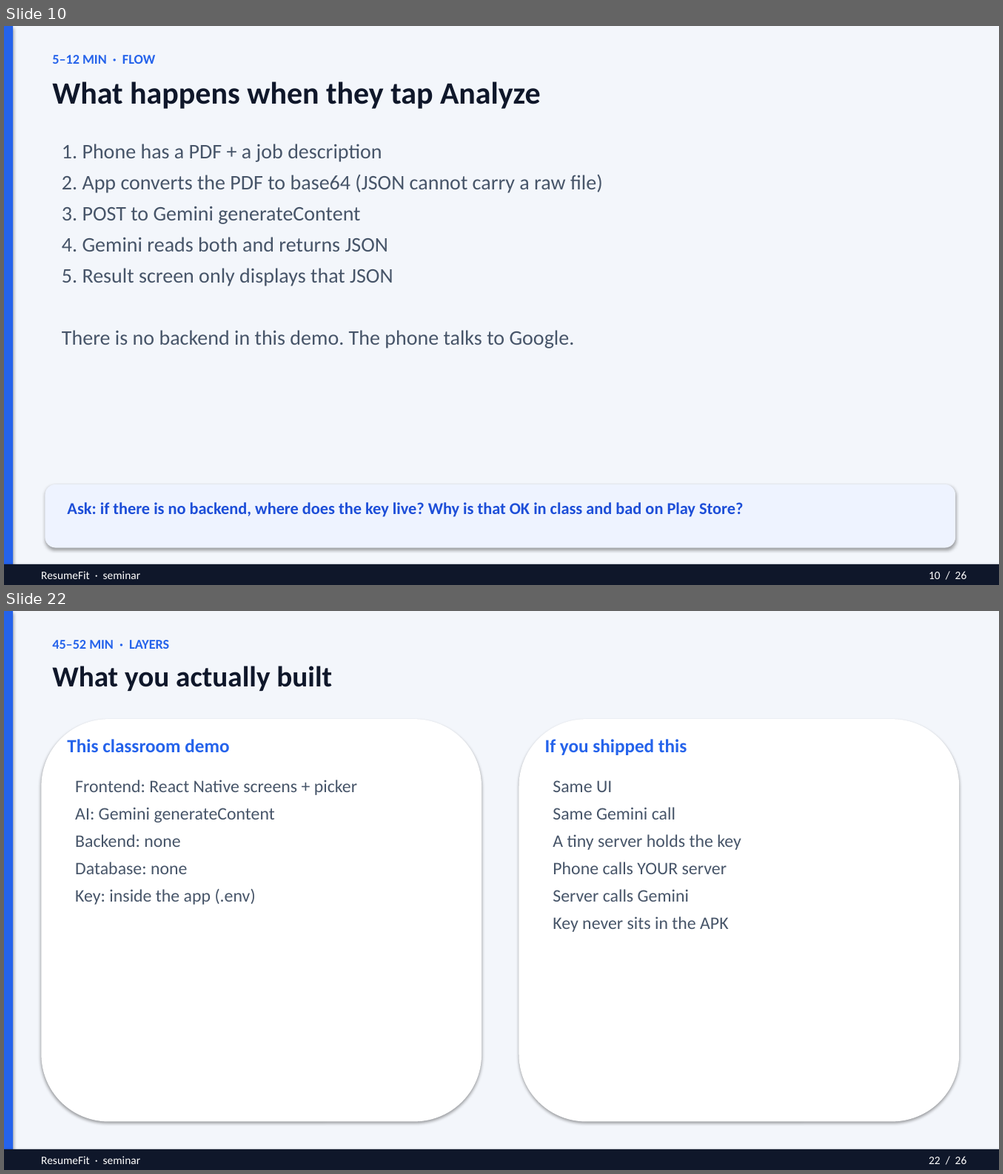
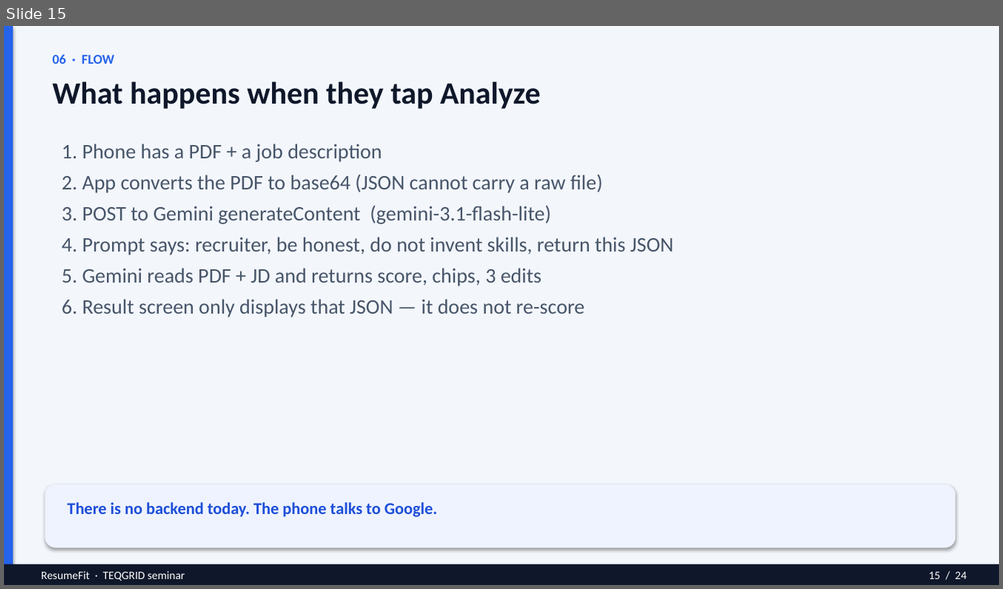
Before and after one commit to Aishwaryaofficial/resume-fit, a slide deck: ResumeFit-Seminar.pptx. Shown one above the other, each under a label of ours: slides 10 and 22 before the commit, slide 15 after it; the slides between them are not shown. The pictures are 1003x1174 and 1003x589 pixels, drawn with LibreOffice and Linux fonts; fonts in the diff are those of the drawing. Boxes give left, top, right and bottom in pixels: in the first picture for what was removed or moved away, otherwise in the second. Text is boxed around its words. In the diff, an @@ line names an element or a change of style, - is before the commit and + after.

```diff
--- a/ResumeFit-Seminar.pptx
+++ b/ResumeFit-Seminar.pptx
@@ slide 22 removed at [4, 611, 999, 1170], background #FFFFFF @@
@@ rectangle removed at [4, 611, 999, 1170] @@
@@ rectangle removed at [4, 611, 13, 1170] @@
@@ text removed at [52, 640, 169, 649] @@
-45–52 MIN · LAYERS
@@ text removed at [52, 666, 332, 691] @@
-What you actually built
@@ rounded rectangle removed at [41, 719, 481, 1122] @@
@@ rounded rectangle removed at [519, 719, 959, 1122] @@
@@ text removed at [67, 739, 229, 752] @@
-This classroom demo
@@ text removed at [545, 739, 686, 755] @@
-If you shipped this
@@ text removed at [75, 780, 357, 905] @@
-Frontend: React Native screens + picker
-AI: Gemini generateContent
-Backend: none
-Database: none
-Key: inside the app (.env)
@@ text removed at [552, 780, 741, 932] @@
-Same UI
-Same Gemini call
-A tiny server holds the key
-Phone calls YOUR server
-Server calls Gemini
-Key never sits in the APK
@@ rectangle removed at [4, 1150, 999, 1170] @@
@@ text removed at [41, 1156, 140, 1165] @@
-ResumeFit · seminar
@@ text removed at [928, 1156, 967, 1165] @@
-22 / 26
@@ what was slide 10 is now slide 15 @@
@@ slide 15 changed as well @@
@@ text at [52, 54, 114, 64]: text changed @@
-5–12 MIN · FLOW
+06 · FLOW
@@ text at [62, 206, 673, 318]: text changed @@
-3. POST to Gemini generateContent
-4. Gemini reads both and returns JSON
-5. Result screen only displays that JSON
-There is no backend in this demo. The phone talks to Google.
+3. POST to Gemini generateContent (gemini-3.1-flash-lite)
+4. Prompt says: recruiter, be honest, do not invent skills, return this JSON
+5. Gemini reads PDF + JD and returns score, chips, 3 edits
+6. Result screen only displays that JSON — it does not re-score
@@ text at [67, 503, 438, 517]: text changed @@
-Ask: if there is no backend, where does the key live? Why is that OK in class and bad on Play Store?
+There is no backend today. The phone talks to Google.
@@ text at [41, 571, 185, 581]: text changed @@
-ResumeFit · seminar
+ResumeFit · TEQGRID seminar
@@ text at [928, 572, 967, 580]: text changed @@
-10 / 26
+15 / 24
```
Also in this commit, not shown: 11 other slides changed, 12 slides added, 13 other slides removed, 3 other files.
